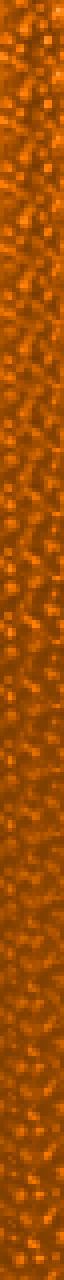
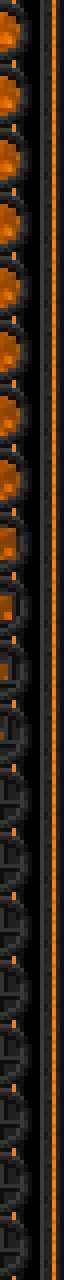
Layered file, before and after one edit (64px x 1280px). Changes by layer:
added layer "Machinery" above "Background" over left=0, top=0, right=64, bottom=1280
